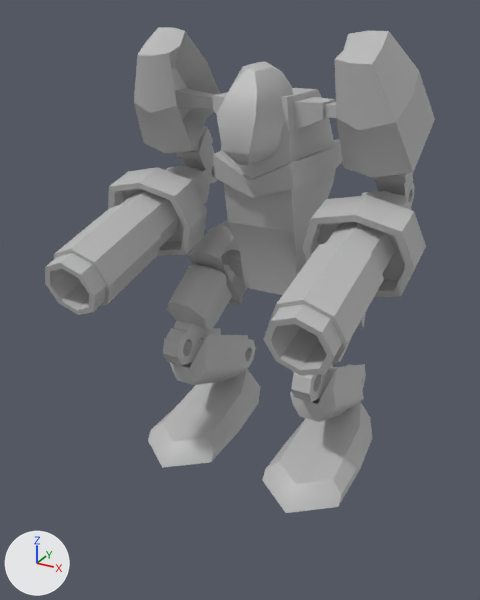
Two versions of the FBX model FBX/Goliath.fbx, one commit apart.
Rendered twice from a 50 mm camera at (0.185, -0.378, 0.308) aimed at (-0.012, -0.019, 0.129). The axes (+X, +Y, +Z) are drawn at lower left. The lights are the same throughout. Where no turn or scale is listed for an object, it has been applied to the vertices.

Names of what the first picture shows: 'Head', 'L_Ankle', 'L_Arm1', 'L_Arm2', 'L_Foot', 'L_Gun1', 'L_Gun2', 'L_Knee', 'L_Leg1', 'R_Ankle', 'R_Arm1', 'R_Arm2', 'R_Foot', 'R_Gun1', 'R_Gun2', 'R_Knee', 'R_Leg1', 'Spine', 'Torso'.
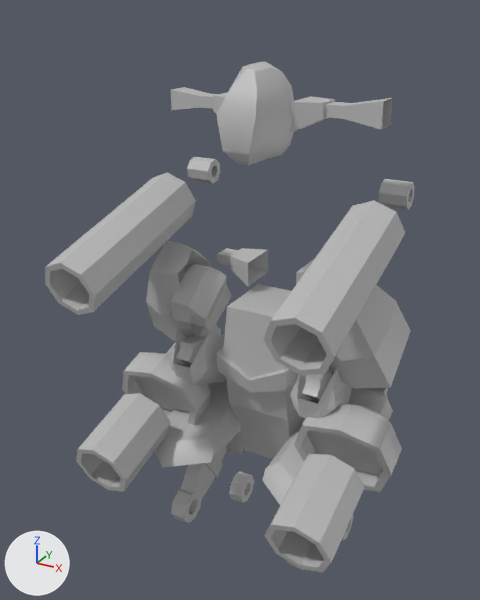
Boxes (x1, y1, x2, y2) around the edits, measured in the pictures (480 x 600 px):
'L_Arm1', moved: before (335, 31, 435, 198); after (329, 285, 411, 391)
'Torso', moved: before (213, 88, 343, 233); after (216, 284, 298, 420)
'L_Gun2', moved: before (268, 239, 384, 364); after (264, 454, 364, 572)
'L_Arm2', moved: before (302, 191, 426, 297); after (294, 388, 402, 492)
'R_Arm1', moved: before (134, 27, 220, 170); after (146, 241, 218, 341)
'R_Gun2', moved: before (54, 203, 161, 306); after (76, 393, 170, 492)
'R_Arm2', moved: before (108, 165, 211, 256); after (122, 342, 211, 425)
'Spine', moved: before (228, 222, 310, 295); after (230, 403, 305, 459)
'R_Leg1', moved: before (174, 220, 247, 343); after (181, 429, 244, 500)
'R_Knee', moved: before (163, 328, 197, 366); after (171, 489, 202, 523)
'R_Ankle', moved: before (245, 339, 256, 368); after (229, 472, 254, 503)
'L_Knee', moved: before (291, 372, 325, 402); after (286, 560, 304, 570)
'L_Ankle', moved: before (346, 364, 366, 390); after (342, 515, 354, 541)
'L_Leg1', moved (not visible afterwards): before (325, 312, 366, 375)
'L_Foot', unchanged, covered by the edit: before (262, 402, 372, 513); after (262, 418, 320, 505)
'R_Hip', unchanged, uncovered by the edit: before (222, 249, 244, 282); after (217, 248, 268, 286)

The change, as a list of edits to the scene's bpy script:
```text
Change ob_l_arm2:
    ob_l_arm2.location: (0.0722, 0.0344, 0.1996) -> (0.0722, 0.0344, 0.0614)
Change ob_r_gun2:
    ob_r_gun2.location: (0.0568, -0.0781, 0.1695) -> (0.0568, -0.0781, 0.0313)
Change ob_l_ankle:
    ob_l_ankle.location: (0.0481, 0.0499, 0.0472) -> (0.0481, 0.0499, -0.091)
Change ob_r_arm2:
    ob_r_arm2.location: (0.0722, 0.0344, 0.1996) -> (0.0722, 0.0344, 0.0614)
Change ob_l_gun2:
    ob_l_gun2.location: (0.0722, -0.0778, 0.1685) -> (0.0722, -0.0778, 0.0303)
Change ob_l_arm1:
    ob_l_arm1.location: (0.0687, 0.0, 0.253) -> (0.0687, 0.0, 0.1148)
Change ob_l_leg1:
    ob_l_leg1.location: (0.0456, 0.0188, 0.1348) -> (0.0456, 0.0188, -0.0034)
Change ob_r_arm1:
    ob_r_arm1.location: (0.0687, 0.0, 0.253) -> (0.0687, 0.0, 0.1148)
Change ob_r_ankle:
    ob_r_ankle.location: (0.0481, 0.0499, 0.0472) -> (0.0481, 0.0499, -0.091)
Change ob_torso:
    ob_torso.location: (0.01, 0.0, 0.1922) -> (0.01, 0.0, 0.0539)
Change ob_l_knee:
    ob_l_knee.location: (0.0481, -0.0393, 0.0944) -> (0.0481, -0.0393, -0.0438)
Change ob_r_leg1:
    ob_r_leg1.location: (0.0456, 0.0188, 0.1348) -> (0.0456, 0.0188, -0.0034)
Change ob_spine:
    ob_spine.location: (0.01, 0.0, 0.1922) -> (0.01, 0.0, 0.0539)
Change ob_r_knee:
    ob_r_knee.location: (0.0481, -0.0393, 0.0944) -> (0.0481, -0.0393, -0.0438)
```
